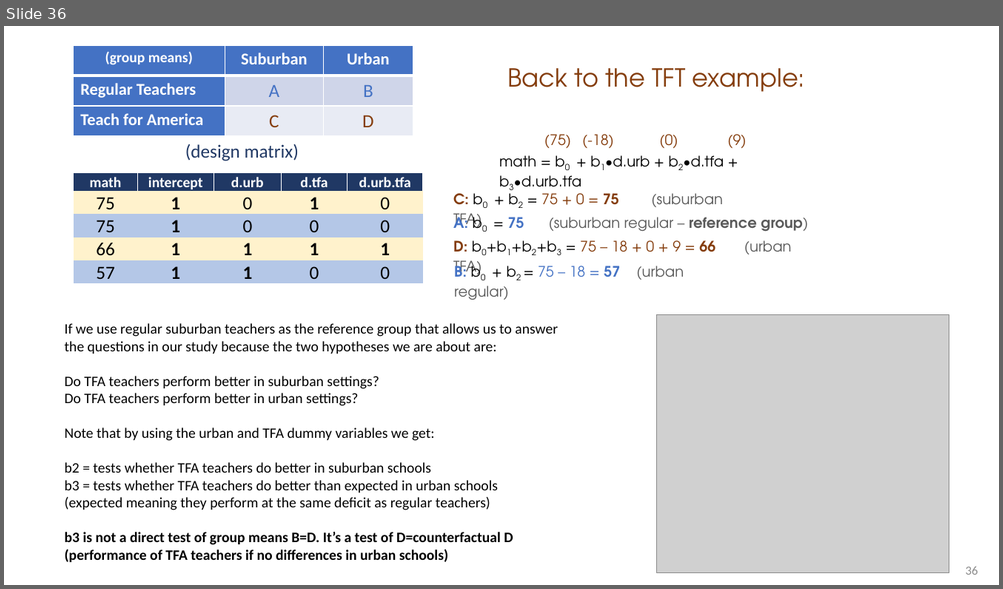
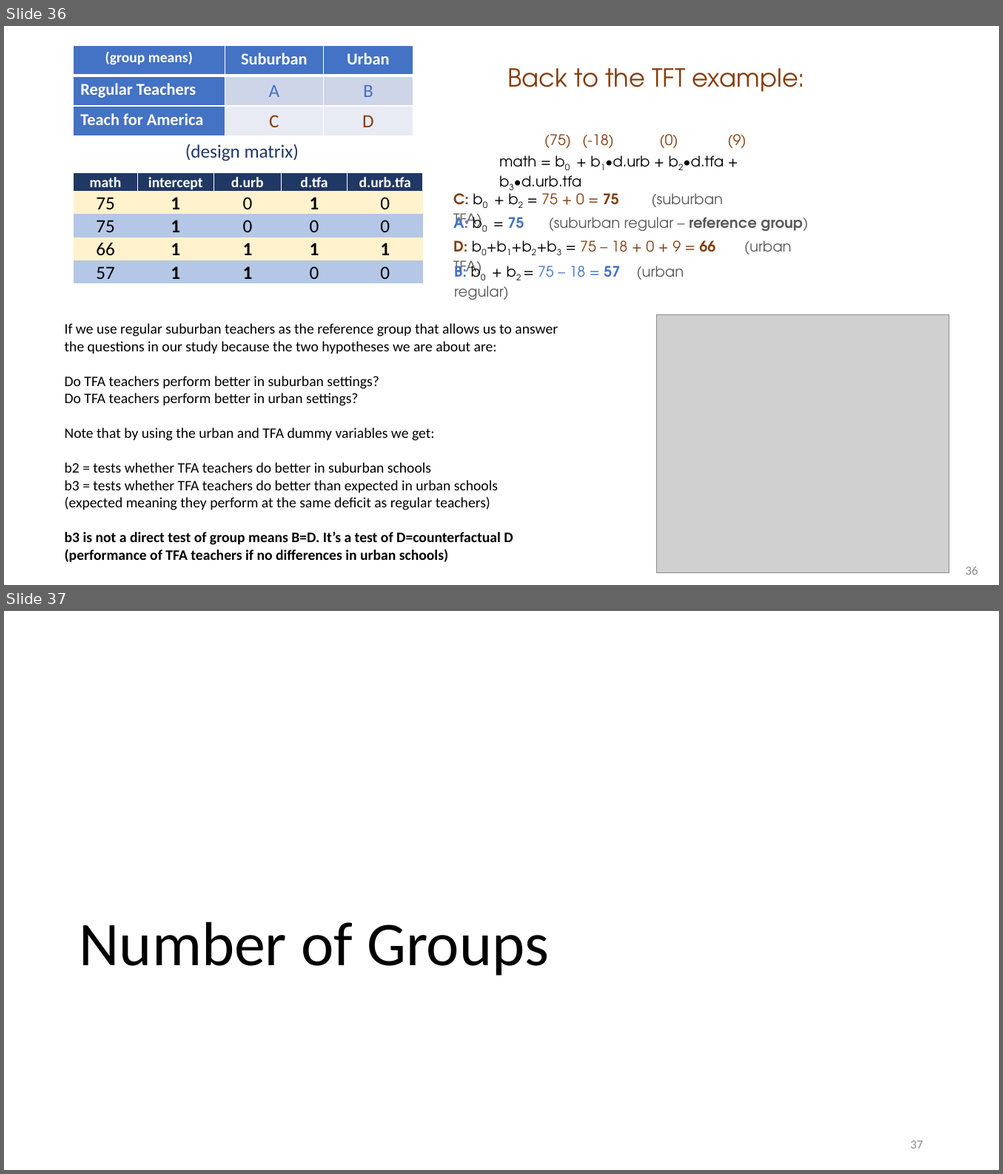
Before and after one commit to Watts-College/paf-510-template, a slide deck: lectures/hypotheses-tests-with-dummy-variables.pptx. Shown one above the other, each under a label of ours: slide 36 before the commit, slides 36 and 37 after it. The pictures are 1003x589 and 1003x1174 pixels, drawn with LibreOffice and Linux fonts; fonts in the diff are those of the drawing; grey boxes stand for pictures. Boxes give left, top, right and bottom in pixels: in the first picture for what was removed or moved away, otherwise in the second. Text is boxed around its words. In the diff, an @@ line names an element or a change of style, - is before the commit and + after.

```diff
--- a/lectures/hypotheses-tests-with-dummy-variables.pptx
+++ b/lectures/hypotheses-tests-with-dummy-variables.pptx
@@ slide 37 added at (x1=4, y1=611, x2=999, y2=1170), background #FFFFFF @@
@@ title added at (x1=79, y1=922, x2=549, y2=976), 60 pt, text #000000 @@
+Number of Groups
@@ page number added at (x1=910, y1=1141, x2=922, y2=1149), 12 pt, text #8C8C8C @@
+37
```
Also in this commit, not shown: 9 other slides added, 1 other file.
